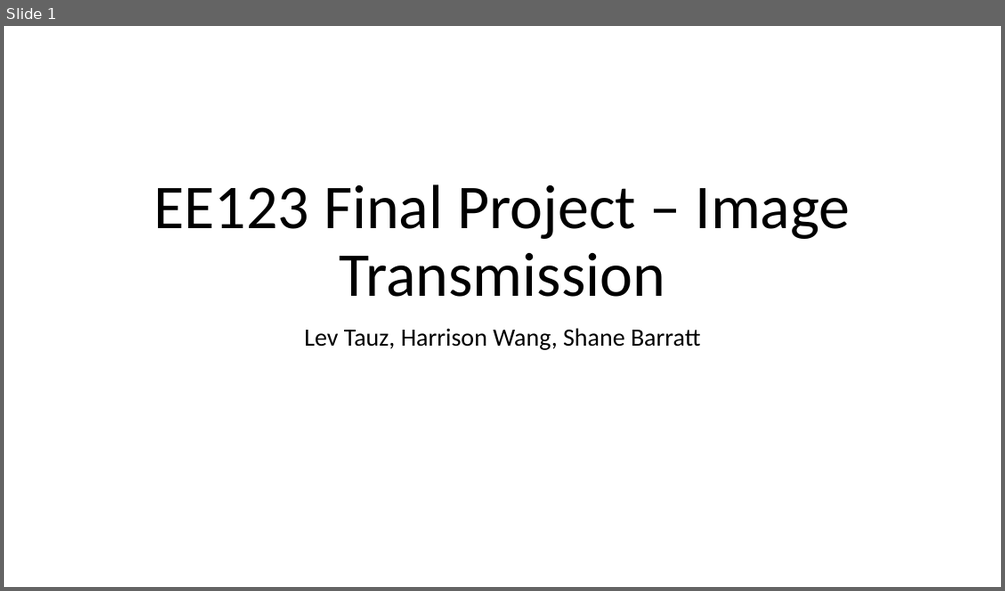
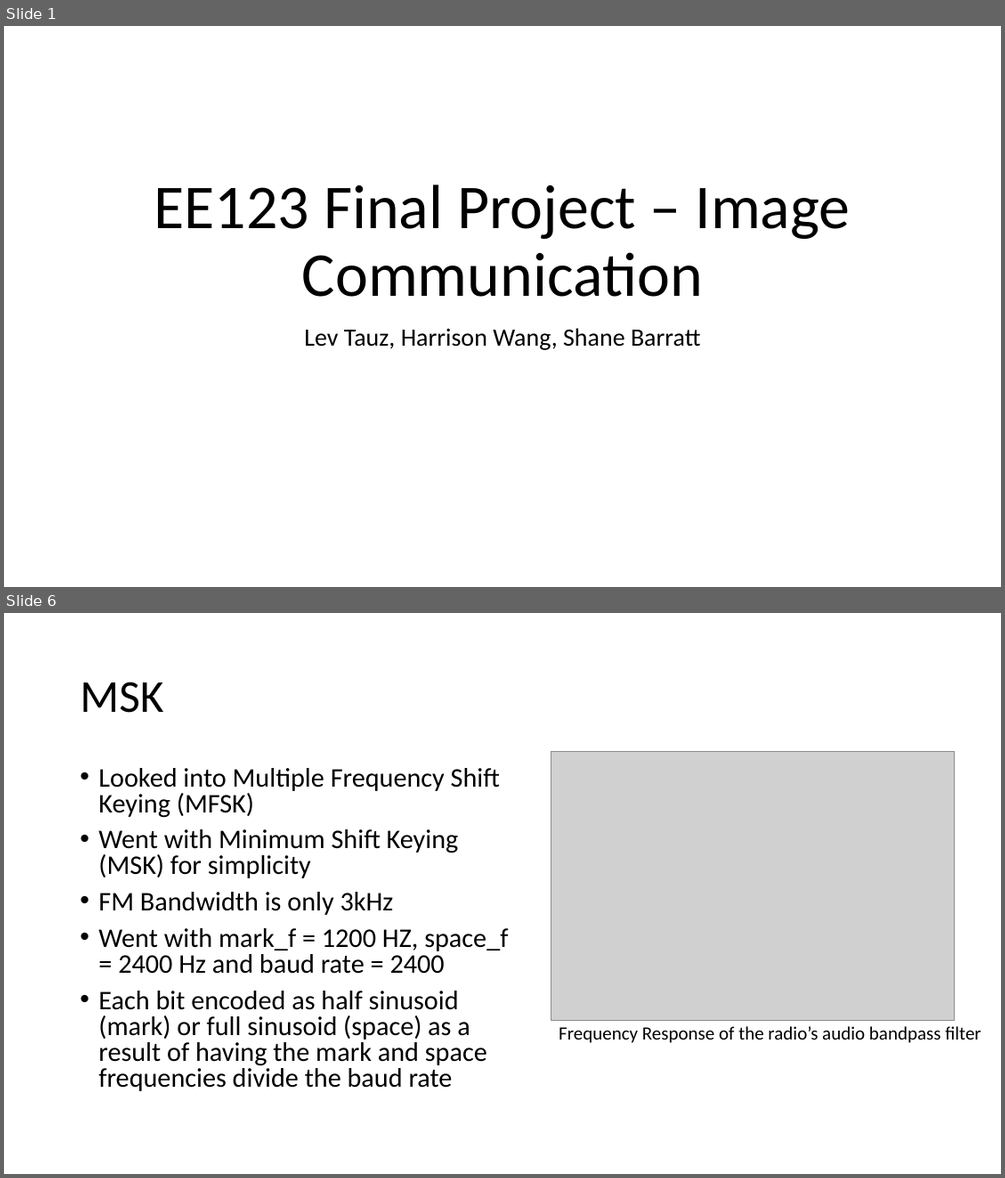
Before and after one commit to levtauz/Image_Project, a slide deck: presentation.pptx. Shown one above the other, each under a label of ours: slide 1 before the commit, slides 1 and 6 after it; the slides between them are not shown. The pictures are 1005x591 and 1005x1178 pixels, drawn with LibreOffice and Linux fonts; fonts in the diff are those of the drawing; grey boxes stand for pictures. Boxes give left, top, right and bottom in pixels: in the first picture for what was removed or moved away, otherwise in the second. Text is boxed around its words. In the diff, an @@ line names an element or a change of style, - is before the commit and + after.

```diff
--- a/presentation.pptx
+++ b/presentation.pptx
@@ slide 6 added at <box>4,613,1001,1174</box>, background #FFFFFF @@
@@ title added at <box>80,682,163,713</box>, 44 pt, text #000000 @@
+MSK
@@ text added at <box>98,768,508,1091</box>, 25.9 pt, text #000000 @@
+• Looked into Multiple Frequency Shift Keying (MFSK)
+• Went with Minimum Shift Keying (MSK) for simplicity
+• FM Bandwidth is only 3kHz
+• Went with mark_f = 1200 HZ, space_f = 2400 Hz and baud rate = 2400
+• Each bit encoded as half sinusoid (mark) or full sinusoid (space) as a result of having the mark and space frequencies divide the baud rate
@@ picture added at <box>551,751,955,1021</box> @@
@@ text added at <box>558,1026,980,1043</box>, 18 pt, text #000000 @@
+Frequency Response of the radio’s audio bandpass filter
@@ slide 1 changed as well @@
@@ title at <box>154,184,850,297</box>: text changed @@
-EE123 Final Project – Image Transmission
+EE123 Final Project – Image Communication
```
Also in this commit, not shown: 6 other slides added, 2 slides removed, 2 other files.
